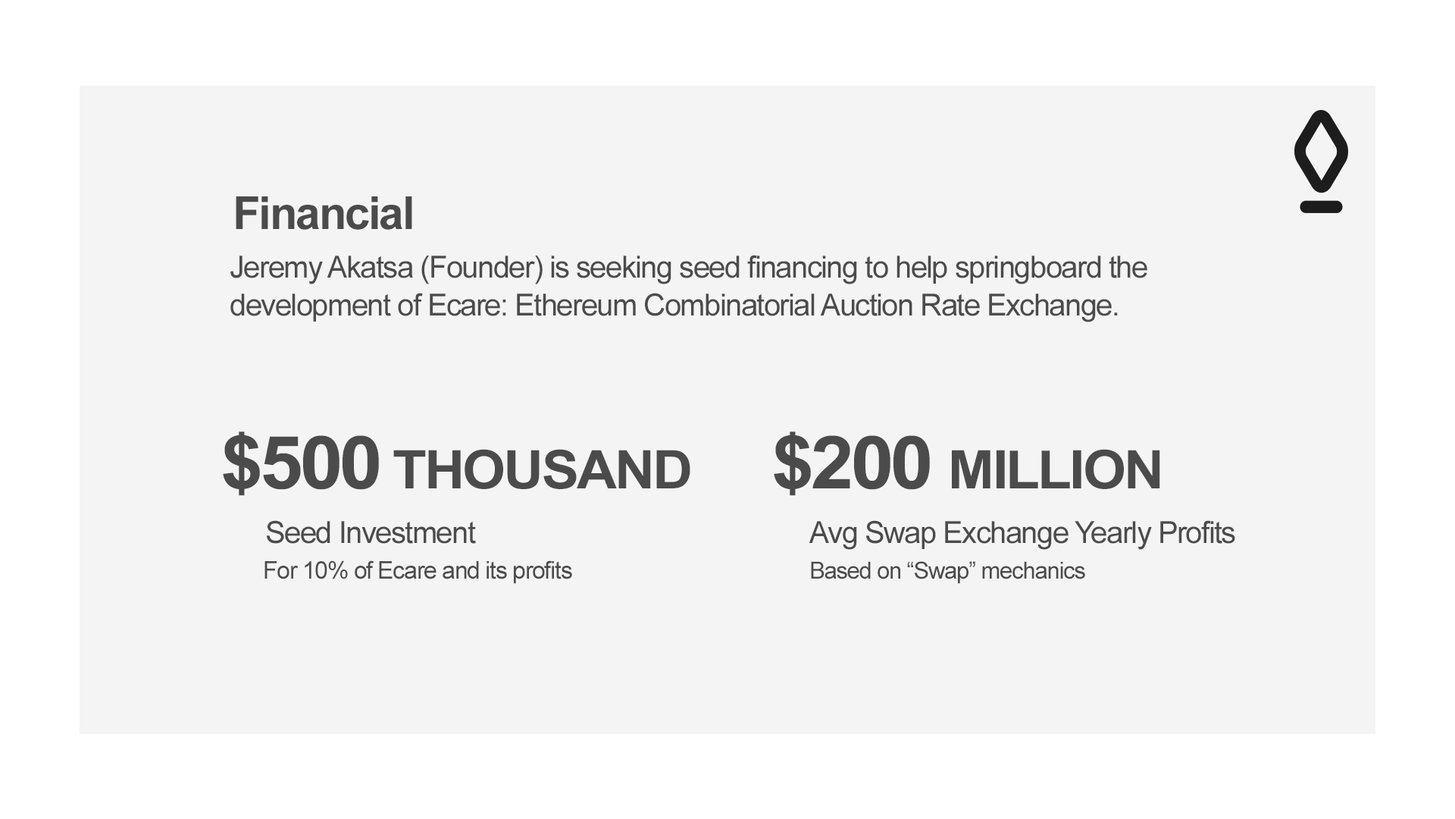
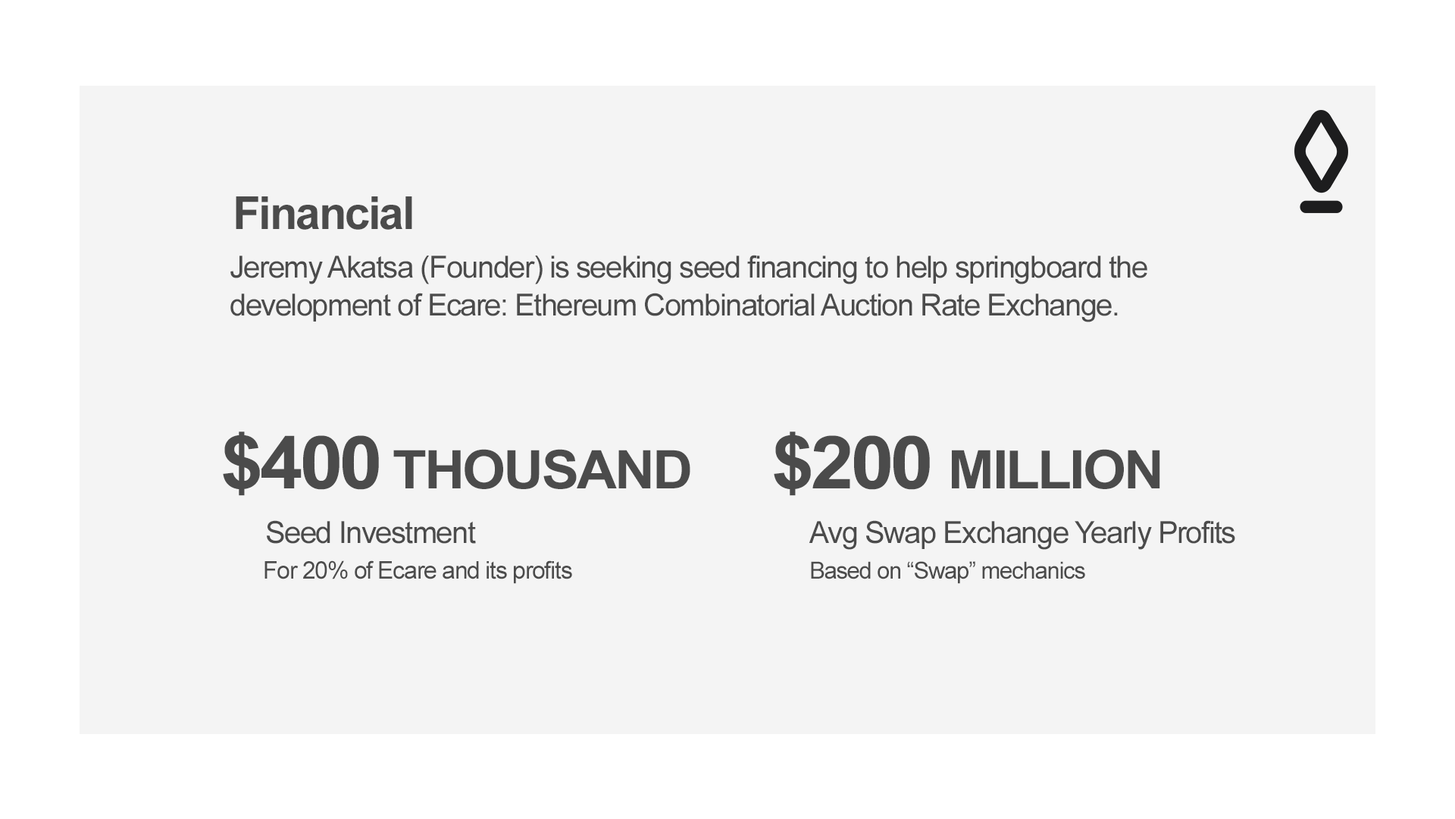
Comparing the layer stacks of the two 1455x819 images. Changes:
renamed "For 10% of Ecare and its profits" to "For 20% of Ecare and its profits", painted on it over [303, 560, 315, 579]
renamed "$500 THOUSAND" to "$400 THOUSAND", painted on it over [261, 435, 302, 490]
